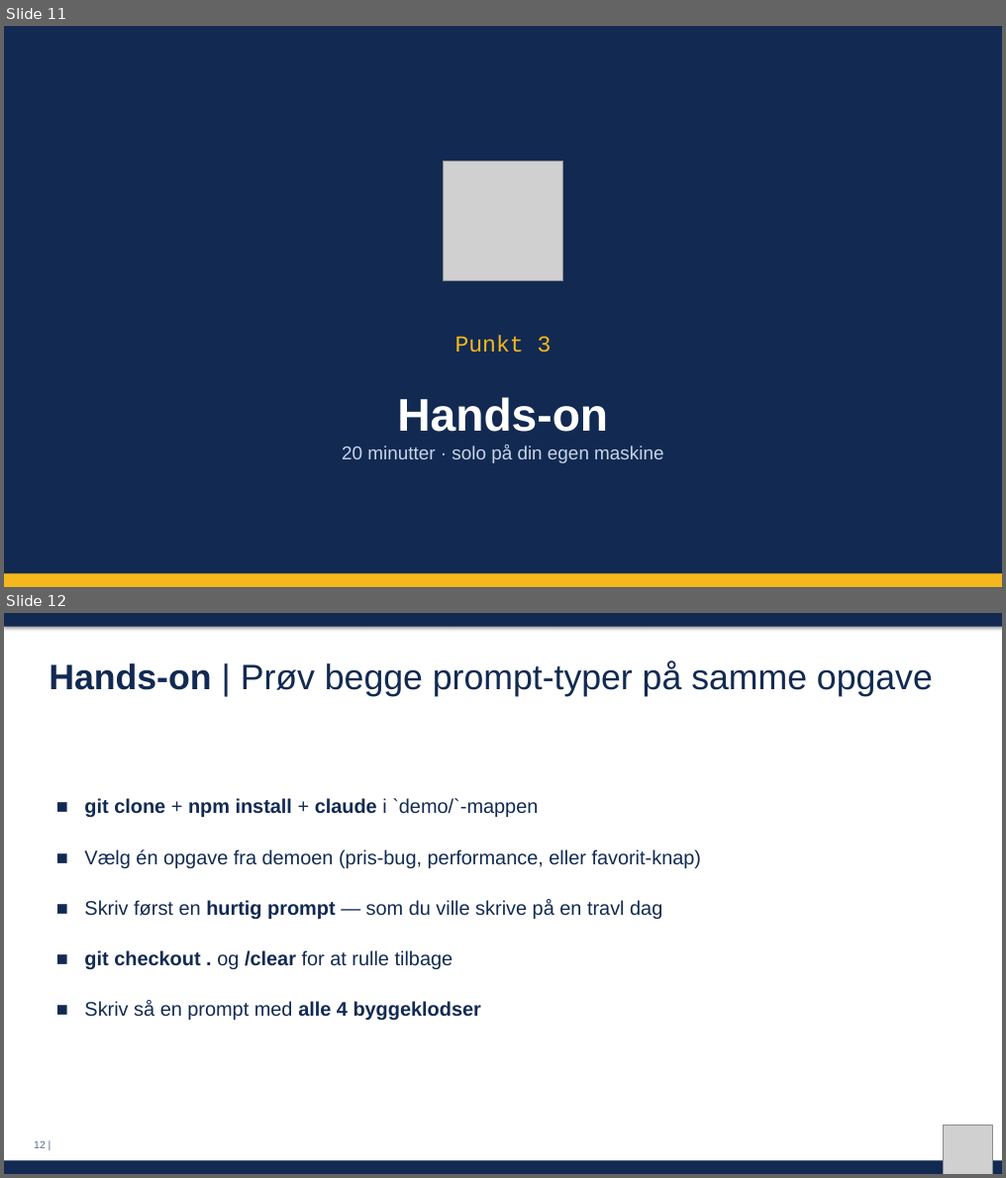
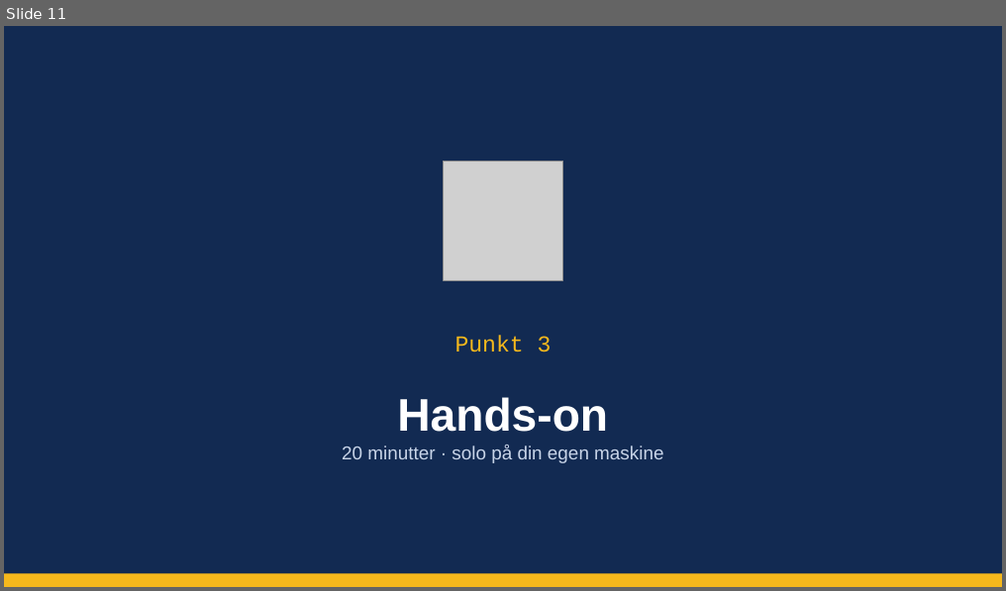
Before and after one commit to MatiasGramkow/EDCxClaudeWorkshop, a slide deck: slides/session1.pptx. Shown one above the other, each under a label of ours: slides 11 and 12 before the commit, slide 11 after it. The pictures are 1006x1178 and 1006x591 pixels, drawn with LibreOffice and Linux fonts; fonts in the diff are those of the drawing; grey boxes stand for pictures. Boxes give left, top, right and bottom in pixels: in the first picture for what was removed or moved away, otherwise in the second. Text is boxed around its words. In the diff, an @@ line names an element or a change of style, - is before the commit and + after.

```diff
--- a/slides/session1.pptx
+++ b/slides/session1.pptx
@@ slide 12 removed at (4,613,1002,1174), background #FFFFFF @@
@@ rectangle removed at (4,613,1002,1174) @@
@@ rectangle removed at (4,613,1002,627) @@
@@ text removed at (49,662,933,696) @@
-Hands-on | Prøv begge prompt-typer på samme opgave
@@ text removed at (84,798,702,1021) @@
-■ git clone + npm install + claude i `demo/`-mappen
-■ Vælg én opgave fra demoen (pris-bug, performance, eller favorit-knap)
-■ Skriv først en hurtig prompt — som du ville skrive på en travl dag
-■ git checkout . og /clear for at rulle tilbage
-■ Skriv så en prompt med alle 4 byggeklodser
@@ text removed at (34,1141,46,1149) @@
-12 |
@@ picture removed at (944,1126,992,1174) @@
@@ rectangle removed at (4,1161,1002,1174) @@
```
Also in this commit, not shown: 1 other slide removed, 1 other file.
